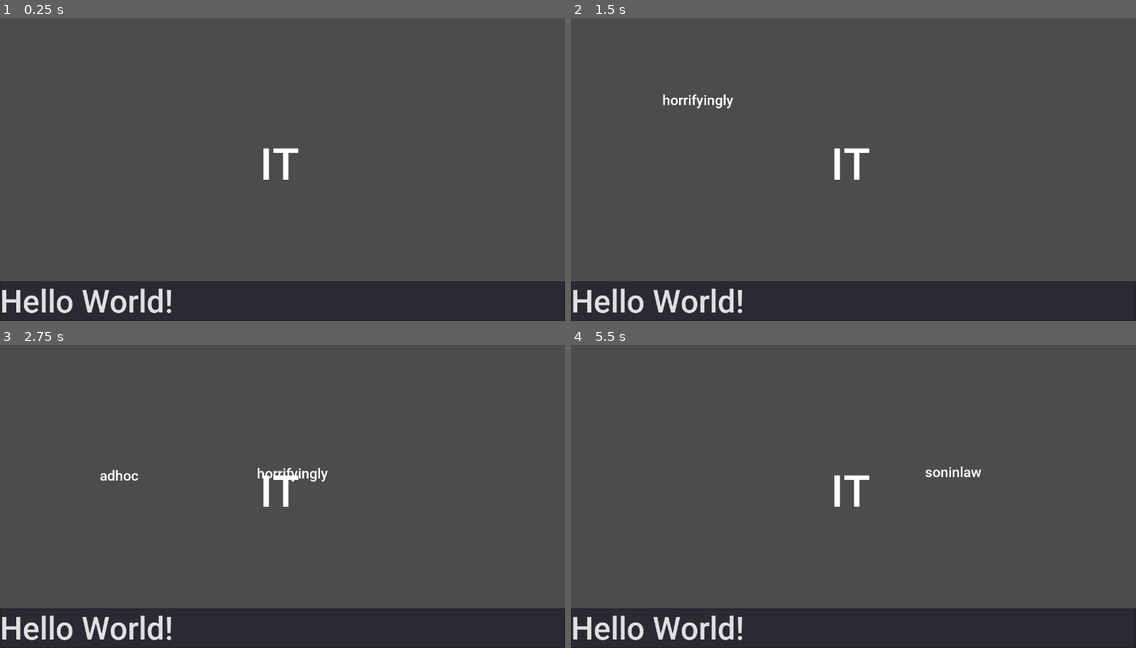
Above: before the commit, frames 1-4 (two rows, left to right).
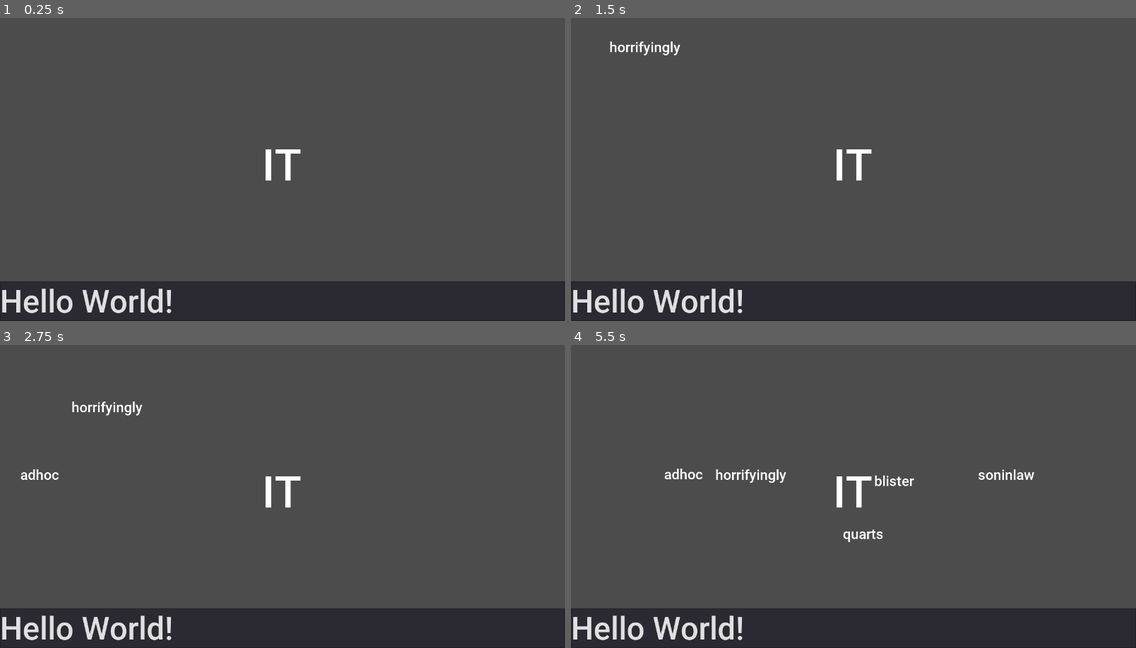
Above: after the commit, the same moments.

Repository: Hedgy134117/ld46
Game: Godot game, scene res://src/Scenes/Main.tscn
Two runs of this game, one before a commit and one after it. Both use one fixed random seed, a clock stepped at 60 frames per second and the inputs below.
Inputs:
- Up to frame 1 (0.25 s): no input
- Up to frame 2 (1.5 s): tap Enter at 0.5 s
- Up to frame 3 (2.75 s): no input
- Up to frame 4 (5.5 s): no input

The runs differ from the first frame. In frame 1, 0.2% of the frame differs, in the area x 46-54%, y 42-54%; in frame 2, 0.7%; in frame 3, 0.9%; in frame 4, 1.1%, in the area x 16-82%, y 40-66%.

Commit message:
Word deleting

Diff:
--- /dev/null
+++ b/src/Objects/Input.gd
@@ -0,0 +1,30 @@
+extends TextEdit
+
+
+func _process(_delta: float) -> void:
+	var words = get_words()
+
+	for word in words:
+		if get_node(".").text == word.text:
+			word.queue_free()
+			get_node(".").text = ""
+
+
+func get_words() -> Array:
+	var control = get_tree().get_root().get_node("Control")
+	var objects = control.get_children()
+	var words = []
+	for obj in objects:
+		if obj.name == "IT":
+			continue
+
+		if obj is RichTextLabel:
+			if obj in words:
+				continue
+			words.append(obj)
+
+	for word in words:
+		if !is_instance_valid(word):
+			words.erase(word)
+
+	return words
--- a/src/Objects/Input.tscn
+++ b/src/Objects/Input.tscn
@@ -1,4 +1,6 @@
-[gd_scene load_steps=3 format=2]
+[gd_scene load_steps=4 format=2]
+
+[ext_resource path="res://src/Objects/Input.gd" type="Script" id=1]
 
 [sub_resource type="DynamicFontData" id=1]
 font_path = "res://Roboto-Medium.ttf"
@@ -14,6 +16,7 @@
 text = "Hello World!"
 context_menu_enabled = false
 wrap_enabled = true
+script = ExtResource( 1 )
 __meta__ = {
 "_edit_use_anchors_": false
 }
--- a/src/Objects/It.tscn
+++ b/src/Objects/It.tscn
@@ -8,8 +8,11 @@
 font_data = SubResource( 1 )
 
 [node name="IT" type="RichTextLabel"]
-margin_right = 102.0
-margin_bottom = 107.0
+margin_right = 93.0
+margin_bottom = 100.0
 custom_fonts/normal_font = SubResource( 2 )
 text = "IT"
 scroll_active = false
+__meta__ = {
+"_edit_use_anchors_": false
+}
--- a/src/Objects/Word.gd
+++ b/src/Objects/Word.gd
@@ -2,7 +2,8 @@
 
 
 var word = ""
-var speed = 5
+var speed = 1
+var itRange = Vector2(75, 75)
 
 func _ready() -> void:
 	choose_word()
@@ -34,7 +35,7 @@
 	var itPos = it.rect_position
 	var dif = itPos - self.rect_position
 
-	if dif.x >= -10 and dif.x <= 10 and dif.y >= -10 and dif.y <= 10:
+	if dif.x >= -itRange.x and dif.x <= itRange.x and dif.y >= -itRange.y and dif.y <= itRange.y:
 		queue_free()
 	else:
 		if dif.x > 0:
--- a/src/Scenes/Main.tscn
+++ b/src/Scenes/Main.tscn
@@ -16,10 +16,10 @@
 anchor_top = 0.5
 anchor_right = 0.5
 anchor_bottom = 0.5
-margin_left = -51.0
-margin_top = -53.5
-margin_right = 51.0
-margin_bottom = 53.5
+margin_left = -46.0
+margin_top = -51.5
+margin_right = 46.0
+margin_bottom = 51.5
 
 [node name="Input" parent="." instance=ExtResource( 2 )]
 anchor_top = 1.0
